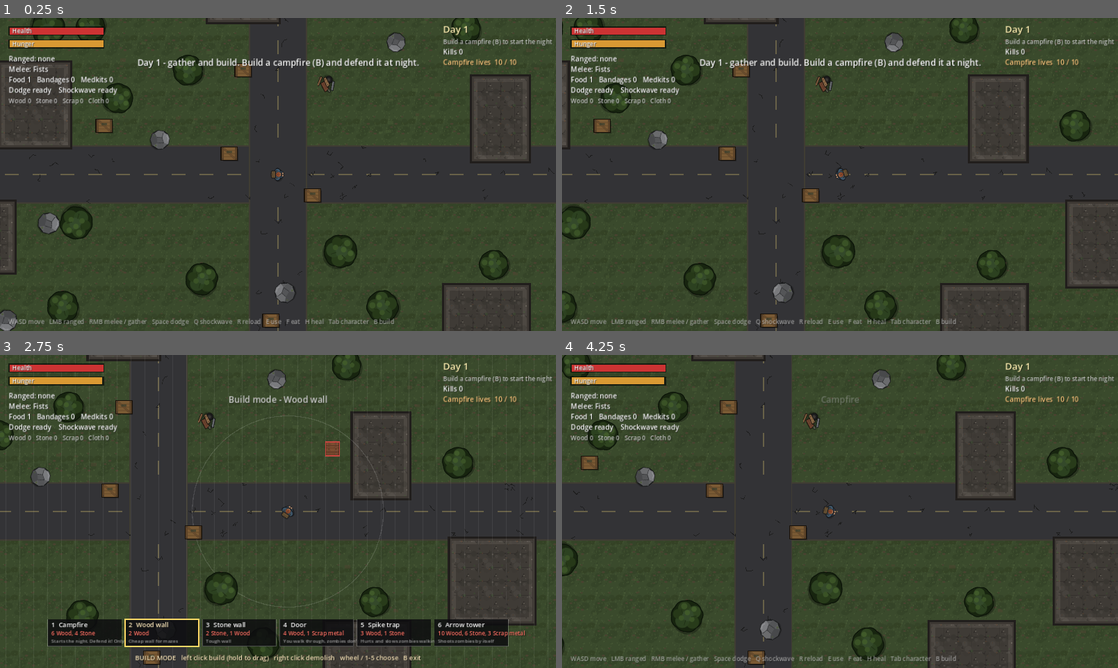
Above: before the commit, frames 1-4 (two rows, left to right).
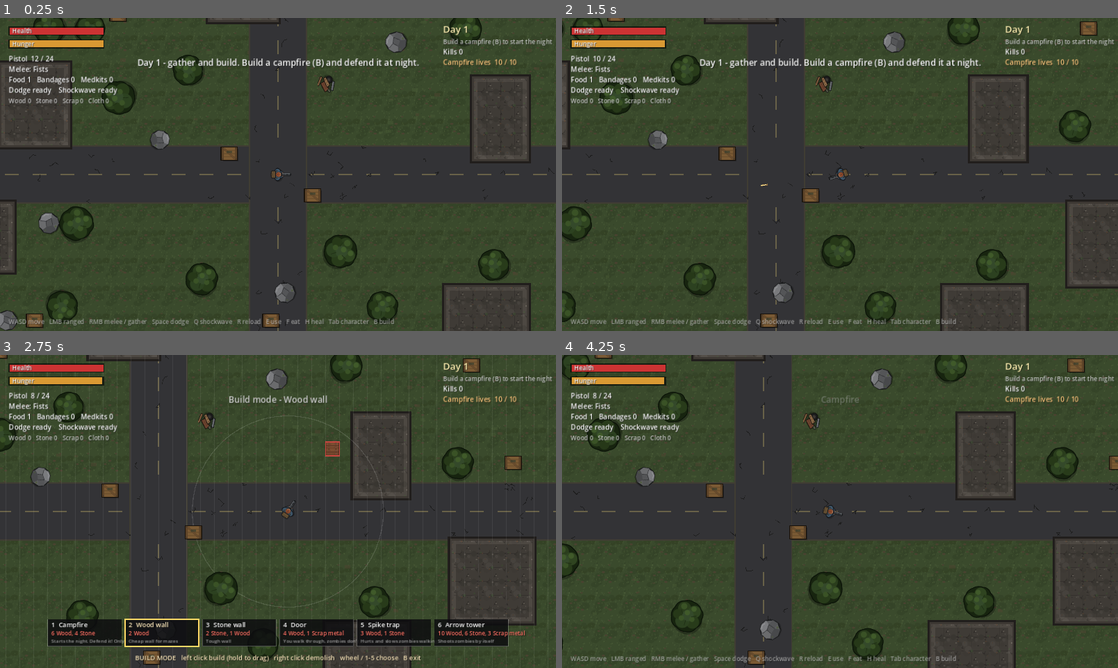
Above: after the commit, the same moments.

Repository: CptSyphilis/nightfall-
Game: Godot game, scene res://scenes/main.tscn
Same seed, same stepped clock (60 frames per second), same inputs: the game is played once before the commit and once after it.
Inputs (mouse positions are in pixels of both pictures, inside the frame that each line leads up to):
- Up to frame 1 (0.25 s): no input
- Up to frame 2 (1.5 s): tap Enter (restart) at 0.5 s; move the mouse to (962, 158) at 0.52 s; hold D (move_right) 0.53-1.25 s; tap E (interact) at 0.6 s; click (962, 158) at 0.67 s; drag from (728, 190) to (812, 237) at 1.27 s
- Up to frame 3 (2.75 s): move the mouse to (333, 442) at 2.02 s; hold D (move_right) from 2.03 s (still down); hold B (build_mode) from 2.03 s (still down); tap E (interact) at 2.3 s
- Up to frame 4 (4.25 s): release D (move_right) at 2.75 s; release B (build_mode) at 2.75 s; drag from (812, 574) to (673, 464) at 2.77 s; tap Enter (restart) at 3.5 s; move the mouse to (1006, 558) at 3.52 s; hold A (move_left) from 3.53 s (still down); hold Mouse wheel up (build_prev) from 3.53 s (still down); tap E (interact) at 3.8 s; tap Escape (close_ui) at 4.15 s

The runs differ from the first frame. In frame 1, 1.5% of the frame differs, in the area x 0-92%, y 0-100%; in frame 2, 1.3%; in frame 3, 1.0%; in frame 4, 1.3%.

Commit message:
Revert duplicate inventory/loot work (same features are in PR #2)
Co-Authored-By: Claude Opus 5.5 <noreply@anthropic.com>
Claude-Session: https://claude.ai/code/session_01FvTJ6EUBo62FQH8mU8exuh

Diff:
--- a/scripts/inventory_ui.gd
+++ b/scripts/inventory_ui.gd
@@ -14,7 +14,6 @@
 var _side: VBoxContainer
 var _last_signature := ""
 var _focus_key := ""     # which button had controller focus, kept across rebuilds
-var drop_mode := false   # when on, selecting an item drops the whole stack in a bag
 
 
 func _ready() -> void:
@@ -75,7 +74,6 @@
 
 func close() -> void:
 	visible = false
-	drop_mode = false
 	chest = null
 
 
@@ -113,7 +111,7 @@
 ## Rebuilds the buttons, but only when something actually changed.
 func refresh(force: bool = false) -> void:
 	var p = game.player
-	var sig: String = p.inventory.signature() + str(p.near_workbench()) + p.melee_weapon + p.ranged_weapon + str(drop_mode) + str(p.backpack_level) \
+	var sig: String = p.inventory.signature() + str(p.near_workbench()) + p.melee_weapon + p.ranged_weapon \
 		+ str(int(p.health)) + str(int(p.hunger)) + str(p.using_controller)
 	if chest != null:
 		sig += chest.storage.signature()
@@ -168,7 +166,6 @@
 	_char.add_child(_title("Stats"))
 	_char.add_child(_stat("Health", "%d / %d" % [p.health, p.max_health]))
 	_char.add_child(_stat("Hunger", "%d%%" % p.hunger))
-	_char.add_child(_stat("Backpack", ["none", "Backpack", "Large backpack"][p.backpack_level]))
 	_char.add_child(_stat("Melee damage", "%d" % m["damage"]))
 	_char.add_child(_stat("Melee reach", "%d" % m["range"]))
 	if r.is_empty():
@@ -185,16 +182,8 @@
 	var inv = p.inventory
 	_inv.add_child(_title("Inventory   %d / %d slots" % [inv.slots_used(), inv.max_slots]))
 	_inv.add_child(_item_grid(inv, _on_player_item, p))
-	if chest == null:
-		var tb := _button("Drop items: ON  (select to turn off)" if drop_mode else "Drop items: off")
-		tb.add_theme_color_override("font_color", Color(1, 0.5, 0.4) if drop_mode else Color(1, 1, 1, 0.75))
-		tb.set_meta("key", "drop_toggle")
-		tb.pressed.connect(_on_toggle_drop)
-		_inv.add_child(tb)
 	var hint := "Select an item to put it in the chest" if chest != null \
 		else "Select a weapon to equip it.\nSelect food or medicine to use it.\nSelect a chest or workbench to place it."
-	if drop_mode and chest == null:
-		hint = "DROP MODE: select an item to drop the whole stack\nin a bag at your feet (search the bag to get it back)."
 	_inv.add_child(_small(hint))
 
 
@@ -337,16 +326,9 @@
 
 # ---------------------------------------------------------------- clicks
 
-func _on_toggle_drop() -> void:
-	drop_mode = not drop_mode
-	refresh(true)
-
-
 func _on_player_item(id: String) -> void:
 	var p = game.player
-	if drop_mode and chest == null:
-		game.drop_items(id, p.inventory.count(id))
-	elif chest != null:
+	if chest != null:
 		game.transfer(p.inventory, chest.storage, id, p.inventory.count(id))
 	elif Items.is_weapon(id):
 		p.equip(id)
--- a/scripts/items.gd
+++ b/scripts/items.gd
@@ -11,9 +11,6 @@
 	"stone":     {"name": "Stone",       "stack": 50,  "color": Color(0.7, 0.7, 0.75)},
 	"scrap":     {"name": "Scrap metal", "stack": 30,  "color": Color(0.8, 0.5, 0.35)},
 	"cloth":     {"name": "Cloth",       "stack": 30,  "color": Color(0.85, 0.82, 0.7)},
-	# Backpacks are upgrades: crafting one gives you more slots right away.
-	"backpack":       {"name": "Backpack",       "stack": 1, "color": Color(0.8, 0.7, 0.5), "upgrade": 1},
-	"large_backpack": {"name": "Large backpack", "stack": 1, "color": Color(0.8, 0.7, 0.5), "upgrade": 2},
 	"arrow":     {"name": "Arrows",      "stack": 50,  "color": Color(0.85, 0.75, 0.55)},
 	"workbench": {"name": "Workbench",   "stack": 5,   "color": Color(0.6, 0.85, 0.6), "placeable": true},
 	"chest":     {"name": "Chest",       "stack": 5,   "color": Color(0.6, 0.85, 0.6), "placeable": true},
@@ -51,8 +48,6 @@
 
 ## bench = true means you must stand near a placed workbench to craft it.
 const RECIPES := [
-	{"id": "backpack",       "amount": 1, "cost": {"cloth": 6, "wood": 2},  "bench": false},
-	{"id": "large_backpack", "amount": 1, "cost": {"cloth": 10, "scrap": 4}, "bench": true},
 	{"id": "workbench",   "amount": 1, "cost": {"wood": 10, "stone": 4},            "bench": false},
 	{"id": "chest",       "amount": 1, "cost": {"wood": 12},                        "bench": false},
 	{"id": "bandage",     "amount": 1, "cost": {"cloth": 2},                        "bench": false},
@@ -67,15 +62,6 @@
 	{"id": "ammo",        "amount": 6, "cost": {"scrap": 2, "stone": 1},            "bench": true},
 	{"id": "medkit",      "amount": 1, "cost": {"cloth": 3, "scrap": 2},            "bench": true},
 ]
-
-
-## Inventory size for each backpack level: none, Backpack, Large backpack.
-const BACKPACK_SLOTS := [16, 20, 28]
-
-
-## 0 if not a backpack, otherwise the backpack level it gives.
-static func upgrade_level(id: String) -> int:
-	return DATA.get(id, {}).get("upgrade", 0)
 
 
 static func is_weapon(id: String) -> bool:
--- a/scripts/loot_crate.gd
+++ b/scripts/loot_crate.gd
@@ -9,37 +9,24 @@
 const TEX_BAG := preload("res://assets/bag.svg")
 
 
-# Chance that a crate holds each of these (0.25 = 25%).
-const AMMO_CHANCE := 0.25
-const ARROW_CHANCE := 0.12
-const BANDAGE_CHANCE := 0.10
-const WEAPON_CHANCE := 0.06
-
-
-static func _maybe(rng: RandomNumberGenerator, chance: float, lo: int, hi: int) -> int:
-	return rng.randi_range(lo, hi) if rng.randf() < chance else 0
-
-
 func setup(rng: RandomNumberGenerator, is_small: bool) -> void:
 	small = is_small
-	# Loot is scarce on purpose: craft and farm what you need.
-	# Medkits never show up in loot; you craft them at a workbench.
 	var roll := {
+		"ammo": rng.randi_range(0, 6 if small else 10),
 		"food": rng.randi_range(0, 1 if small else 2),
 		"cloth": rng.randi_range(0, 2 if small else 3),
 		"scrap": rng.randi_range(0, 1 if small else 2),
-		"ammo": _maybe(rng, AMMO_CHANCE, 1 if small else 2, 3 if small else 6),
-		"arrow": _maybe(rng, ARROW_CHANCE, 1, 2 if small else 4),
-		"bandage": _maybe(rng, BANDAGE_CHANCE, 1, 1),
+		"medkit": 1 if rng.randf() < 0.15 else 0,
+		"arrow": rng.randi_range(2, 6) if rng.randf() < 0.2 else 0,
 	}
-	# Big crates very rarely hold a weapon (the only way to find a pistol).
-	if not small and rng.randf() < WEAPON_CHANCE:
-		roll[["club", "machete", "bow", "pistol"][rng.randi_range(0, 3)]] = 1
+	# Big crates sometimes hold a weapon.
+	if not small and rng.randf() < 0.08:
+		roll[["machete", "club", "bow"][rng.randi_range(0, 2)]] = 1
 	for id in roll:
 		if roll[id] > 0:
 			loot[id] = roll[id]
 	if loot.is_empty():
-		loot["cloth"] = 1
+		loot["ammo"] = 4
 
 
 func _ready() -> void:
--- a/scripts/main.gd
+++ b/scripts/main.gd
@@ -11,8 +11,7 @@
 const WORLD_SIZE := Vector2(3200, 3200)
 const SAFE_RADIUS := 320.0   # nothing spawns this close to the start point
 const CELL := 32.0           # the building grid; everything on the map lines up with it
-const CAMPFIRE_LIVES := 10
-const ZOMBIE_DROP_CHANCE := 0.08   # chance a killed zombie drops a loot bag   # zombies reaching the campfire cost one each; at 0 you lose
+const CAMPFIRE_LIVES := 10   # zombies reaching the campfire cost one each; at 0 you lose
 
 const PlayerScript := preload("res://scripts/player.gd")
 const ZombieScript := preload("res://scripts/zombie.gd")
@@ -431,19 +430,6 @@
 	return best
 
 
-## Drops a whole stack from your inventory into a bag at your feet
-## (so a mis-click is never lost: walk over and search it to get it back).
-func drop_items(id: String, amount: int) -> bool:
-	amount = mini(amount, player.inventory.count(id))
-	if amount <= 0:
-		return false
-	player.inventory.remove(id, amount)
-	var bag := spawn_crate(player.global_position, true, {id: amount})
-	bag.loot = {id: amount}
-	floating_text(player.global_position + Vector2(0, -30), "Dropped", Color(1, 1, 1, 0.8))
-	return true
-
-
 ## Moves up to `amount` of an item from one inventory to another. Returns how many moved.
 func transfer(from_inv, to_inv, id: String, amount: int) -> int:
 	var moved: int = to_inv.add(id, mini(amount, from_inv.count(id)))
@@ -462,7 +448,7 @@
 
 func on_zombie_killed(z: Node2D) -> void:
 	kills += 1
-	if rng.randf() < ZOMBIE_DROP_CHANCE:
+	if rng.randf() < 0.2:
 		spawn_crate.call_deferred(z.global_position, true)
 
 
--- a/scripts/player.gd
+++ b/scripts/player.gd
@@ -53,7 +53,7 @@
 
 ## Equipped weapons. "fists" = no melee weapon, "" = no ranged weapon.
 var melee_weapon := "fists"
-var ranged_weapon := ""
+var ranged_weapon := "pistol"
 
 ## Spare ammo and food live in the inventory. These are shortcuts to them.
 var ammo_reserve: int:
@@ -103,7 +103,9 @@
 
 
 func _init() -> void:
-	# Starting kit: no weapons, just a little food. Find or craft the rest.
+	# Starting kit.
+	inventory.add("pistol", 1)
+	inventory.add("ammo", 24)
 	inventory.add("food", 1)
 
 
@@ -569,22 +571,14 @@
 	return game.nearest_structure(global_position, WORKBENCH_RANGE, "workbench") != null
 
 
-var backpack_level := 0   # 0 = none, 1 = Backpack, 2 = Large backpack
-
-
 func can_craft(id: String) -> bool:
 	var r: Dictionary = Items.recipe(id)
 	if r.is_empty() or dead:
 		return false
-	var lvl := Items.upgrade_level(id)
-	if lvl > 0 and backpack_level != lvl - 1:
-		return false   # backpacks go in order, once each
 	if r["bench"] and not near_workbench():
 		return false
 	if not can_afford(r["cost"]):
 		return false
-	if lvl > 0:
-		return true    # an upgrade takes no inventory space
 	return inventory.space_for(id) >= r["amount"]
 
 
@@ -593,12 +587,6 @@
 		return false
 	var r: Dictionary = Items.recipe(id)
 	pay(r["cost"])
-	var lvl := Items.upgrade_level(id)
-	if lvl > 0:
-		backpack_level = lvl
-		inventory.max_slots = Items.BACKPACK_SLOTS[lvl]
-		game.floating_text(global_position + Vector2(0, -30), "%s: %d slots" % [Items.display_name(id), inventory.max_slots], Color(0.6, 1, 0.6))
-		return true
 	inventory.add(id, r["amount"])
 	game.floating_text(global_position + Vector2(0, -30), "Crafted %s" % Items.display_name(id), Color(0.6, 1, 0.6))
 	return true
--- a/tests/test_runner.gd
+++ b/tests/test_runner.gd
@@ -45,8 +45,6 @@
 	p.shoot_cd = 0.0
 	p.shock_cd = 0.0
 	p.reload_timer = 0.0
-	p.inventory.set_count("pistol", 1)
-	p.ranged_weapon = "pistol"
 	p.ammo_in_mag = p.MAG_SIZE
 	p.ammo_reserve = 24
 	p.collision_mask = 1 | 4
@@ -111,9 +109,6 @@
 			ruins_on_grid = ruins_on_grid and fposmod(v, 32.0) == 0.0
 	check(ruins_on_grid, "ruined buildings line up with the grid")
 	check(game.campfire() == null, "there is no campfire at the start")
-	check(p.ranged_weapon == "" and p.melee_weapon == "fists" and p.inventory.count("pistol") == 0, "you start with no weapons")
-	check(p.inventory.count("ammo") == 0 and p.inventory.count("food") == 1, "you start with no ammo and 1 food")
-	check(p.inventory.max_slots == 16 and p.backpack_level == 0, "you start without a backpack (16 slots)")
 	var actions := ["move_up", "move_down", "move_left", "move_right", "shoot", "melee", "dodge", "ability", "reload", "interact", "eat", "restart"]
 	var all_actions := true
 	for a in actions:
@@ -142,6 +137,7 @@
 	await clear_zombies()
 
 	# --- starting equipment
+	check(p.ranged_weapon == "pistol" and p.melee_weapon == "fists", "you start with a pistol and fists")
 
 	# --- melee kill (with a club)
 	reset_player()
@@ -761,75 +757,6 @@
 	game.lose_reason = ""
 	await clear_zombies()
 
-	# --- scarcer loot
-	var Crate = load("res://scripts/loot_crate.gd")
-	var lr := RandomNumberGenerator.new()
-	lr.seed = 12345
-	var with_ammo := 0
-	var with_medkit := 0
-	var with_bandage := 0
-	for i in 2000:
-		var cr = Crate.new()
-		cr.setup(lr, i % 4 == 0)
-		with_ammo += 1 if cr.loot.has("ammo") else 0
-		with_medkit += 1 if cr.loot.has("medkit") else 0
-		with_bandage += 1 if cr.loot.has("bandage") else 0
-		cr.free()
-	check(with_medkit == 0, "medkits never appear in loot")
-	check(with_ammo > 300 and with_ammo < 700, "about 1 in 4 crates has ammo (%d of 2000)" % with_ammo)
-	check(with_bandage > 100 and with_bandage < 300, "about 1 in 10 crates has a bandage (%d of 2000)" % with_bandage)
-	check(game.ZOMBIE_DROP_CHANCE <= 0.1, "zombies rarely drop loot bags")
-
-	# --- backpack upgrades
-	reset_player()
-	p.inventory.set_count("cloth", 0)
-	check(not p.can_craft("backpack"), "a backpack needs materials")
-	p.inventory.set_count("cloth", 30)
-	p.inventory.set_count("wood", 10)
-	p.inventory.set_count("scrap", 10)
-	check(not p.can_craft("large_backpack"), "the large backpack needs the normal backpack first")
-	check(p.craft("backpack") and p.inventory.max_slots == 20 and p.backpack_level == 1, "a backpack gives 20 slots")
-	check(p.inventory.count("backpack") == 0, "the backpack is worn, not carried")
-	check(not p.can_craft("backpack"), "you can only craft the backpack once")
-	var bench2 = null
-	for st in get_nodes_in_group("structures"):
-		if st.kind == "workbench":
-			bench2 = st
-	if bench2 == null:
-		p.inventory.set_count("workbench", 1)
-		p.place_structure("workbench", p.position + Vector2(0, 64))
-		await frames(1)
-	else:
-		p.position = bench2.global_position + Vector2(0, 40)
-	check(p.near_workbench() and p.craft("large_backpack") and p.inventory.max_slots == 28, "a large backpack gives 28 slots (at a workbench)")
-
-	# --- dropping items
-	reset_player()
-	for c in get_nodes_in_group("crates"):
-		if c.global_position.distance_to(p.position) < 100:
-			c.queue_free()
-	await frames(1)
-	p.inventory.set_count("stone", 7)
-	check(game.drop_items("stone", 7) and p.inventory.count("stone") == 0, "drop a whole stack")
-	await frames(1)
-	var dropped_bag = game.nearest_crate(p.position, 48.0)
-	check(dropped_bag != null and dropped_bag.loot.get("stone", 0) == 7, "dropped items land in a bag at your feet")
-	check(p.interact() and p.inventory.count("stone") == 7, "search the bag to get them back")
-	p.inventory.set_count("club", 1)
-	p.equip("club")
-	game.drop_items("club", 1)
-	p.melee_cd = 0.0
-	p.melee()
-	check(p.melee_weapon == "fists", "dropping your equipped weapon leaves you with fists")
-	game.ui.open()
-	game.ui.drop_mode = true
-	game.ui.refresh(true)
-	p.inventory.set_count("wood", 3)
-	game.ui._on_player_item("wood")
-	check(p.inventory.count("wood") == 0, "drop mode in the character screen drops the stack")
-	game.ui.close()
-	check(not game.ui.drop_mode, "drop mode switches off when the screen closes")
-
 	# --- death
 	reset_player()
 	p.take_damage(1000)
Not shown, changed: README.md
